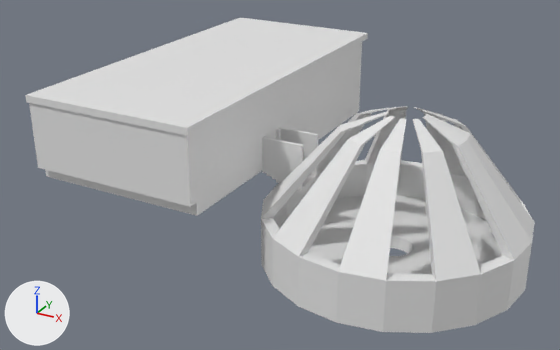
Renders of the Blender file Assets/nuovaShit/mappa/mappaSpeedrooms.blend from each side of a commit.
Rendered twice from a 50 mm lens placed at (90.2, -118.8, 61.7), pointed at (18.6, 11.4, -3.4). Lighting does not change. The marker at lower left points along +X, +Y and +Z.

Names of what the first picture shows: 'mura 1', 'mura arena boss', 'mura piscina', 'pavimento boss', 'pavimento1', 'piano2Pavimento', 'piano2mura', 'piano2mura.001', 'piano2mura.002', 'soffittoPiano2'.
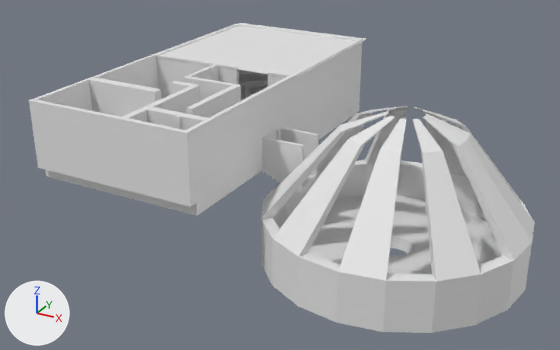
Where the change shows, as pixel boxes [x1, y1, x2, y2] in the pictures (560 x 350 px):
'soffittoPiano2', hidden: before [25, 18, 368, 136]
'soffittoPiano2.001', unchanged, uncovered by the edit: after [156, 23, 366, 78]

What the commit changed:
Object 'soffittoPiano2' (ob_soffittopiano2) is now hidden.
